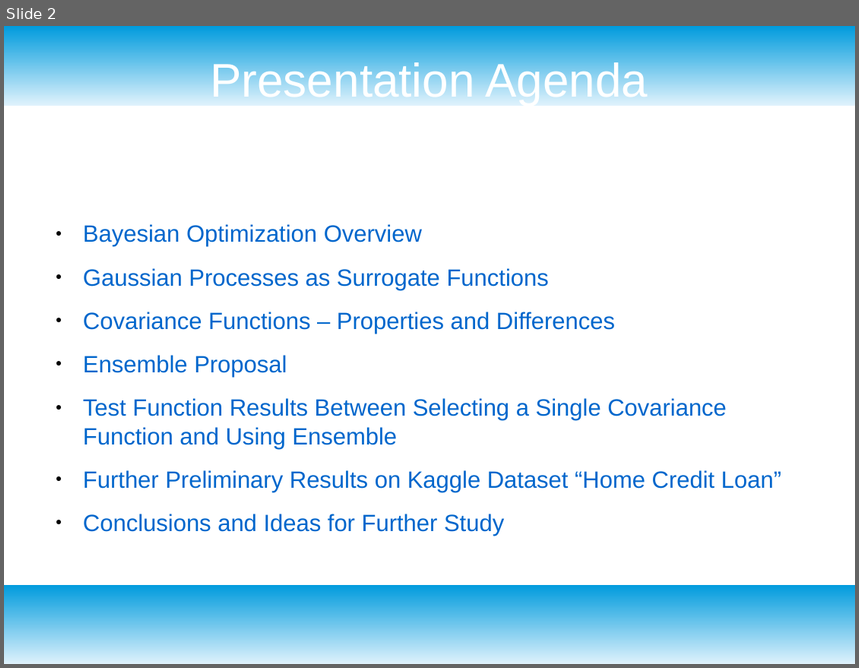
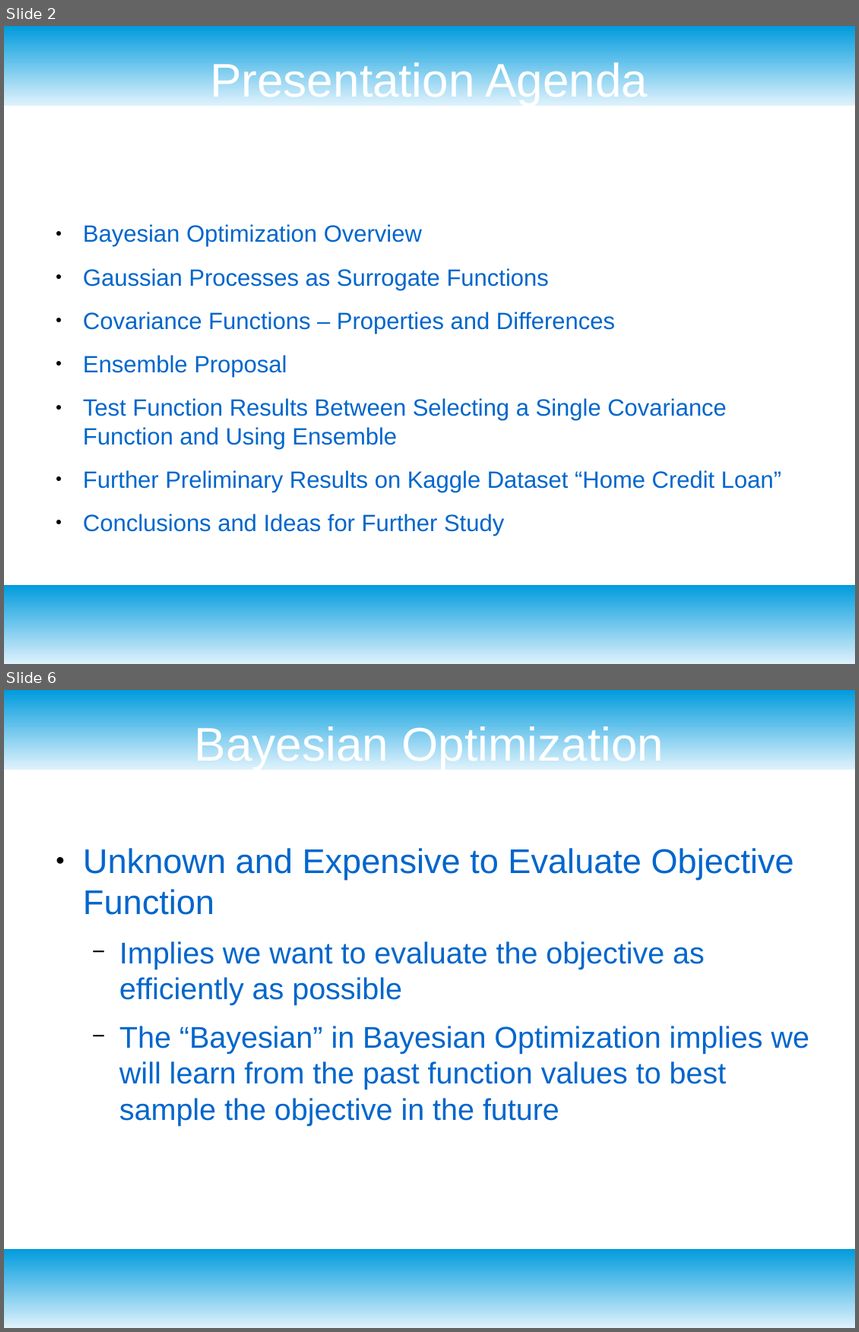
Before and after one commit to dataronio/ThinkfulCapstone, a slide deck: CapstoneDeck.odp. Shown one above the other, each under a label of ours: slide 2 before the commit, slides 2 and 6 after it; the slides between them are not shown. The pictures are 859x668 and 859x1332 pixels, drawn with LibreOffice and Linux fonts; fonts in the diff are those of the drawing. Boxes give left, top, right and bottom in pixels: in the first picture for what was removed or moved away, otherwise in the second. Text is boxed around its words. In the diff, an @@ line names an element or a change of style, - is before the commit and + after.

```diff
--- a/CapstoneDeck.odp
+++ b/CapstoneDeck.odp
@@ slide 6 added at [4,690,855,1328], background #FFFFFF; not listed: 2 template elements that a slide beside it also shows @@
@@ title added at [195,723,664,770], 44 pt, text #FFFFFF @@
+Bayesian Optimization
@@ text added at [83,848,810,1125], 28 pt, text #0066CC @@
+● Unknown and Expensive to Evaluate Objective Function
+  − Implies we want to evaluate the objective as efficiently as possible
+  − The “Bayesian” in Bayesian Optimization implies we will learn from the past function values to best sample the objective in the future
```
Also in this commit, not shown: 1 slide changed, 13 other slides added.
